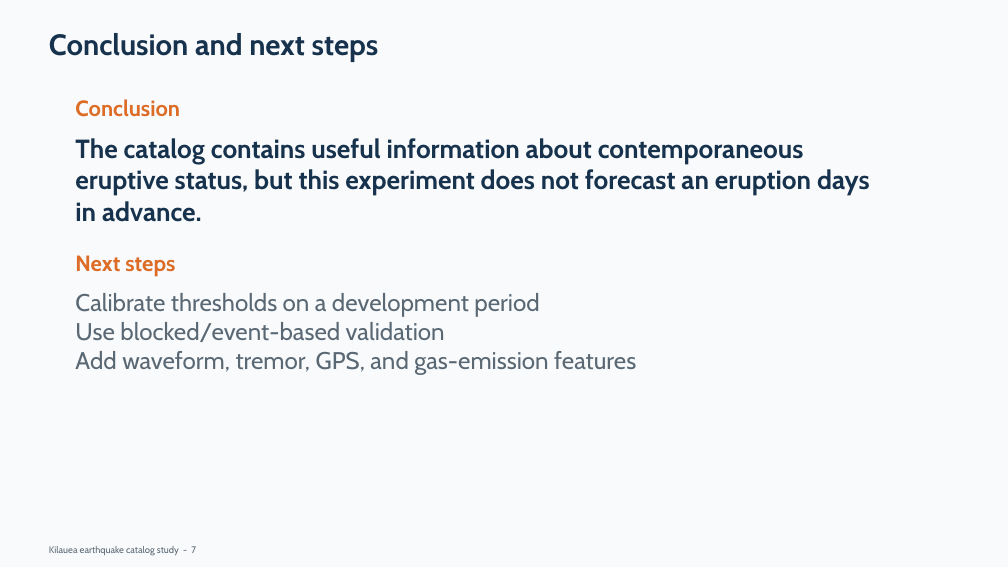
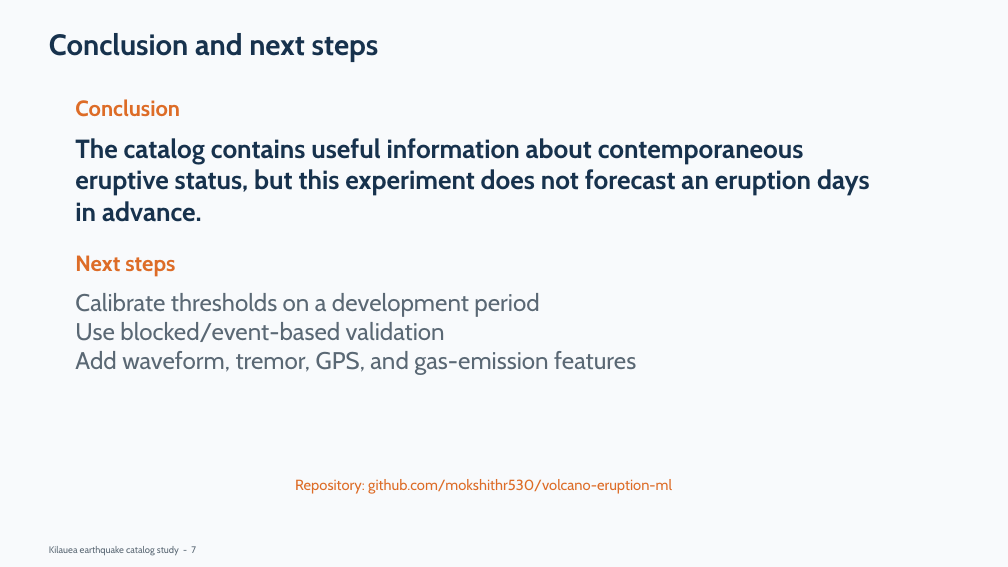
Before and after one commit to mokshithr530/volcano-eruption-ml, a slide deck: slide 7 of slides/volcano_eruption_prediction_review.pptx. Drawn at 1008x567 pixels with LibreOffice and Linux fonts; fonts in the diff are those of the drawing. Boxes give left, top, right and bottom in pixels: in the first picture for what was removed or moved away, otherwise in the second. Text is boxed around its words. In the diff, an @@ line names an element or a change of style, - is before the commit and + after.

Commit message:
Add GitHub repository link to deliverables

```diff
--- a/slides/volcano_eruption_prediction_review.pptx
+++ b/slides/volcano_eruption_prediction_review.pptx
@@ text added at (x1=295, y1=479, x2=672, y2=494), 14 pt, text #DD6C27 @@
+Repository: github.com/mokshithr530/volcano-eruption-ml
```
Also in this commit, not shown: 3 other files.
